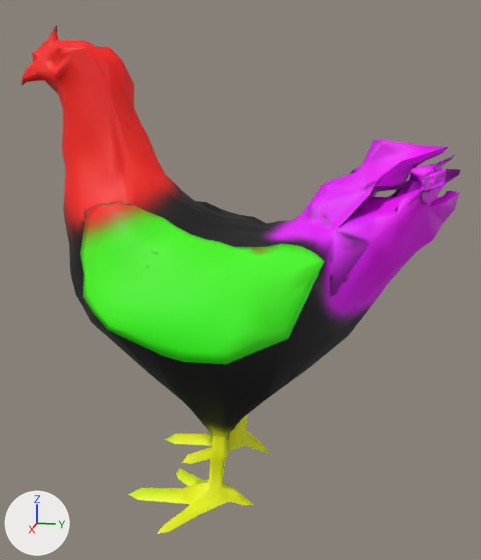
An edit to the FBX model Assets/Animals_FREE/Meshes/chicken2.fbx, drawn before and after from the same camera.
Camera for both pictures: a 50 mm lens placed at (0.716, 0.211, 0.422), pointed at (0.002, 0.069, 0.243). Arrows for +X, +Y and +Z are at lower left; the lights stay in place. Where no turn or scale is listed for an object, it has been applied to the vertices.

In view in the first picture: 'chicken_001'.
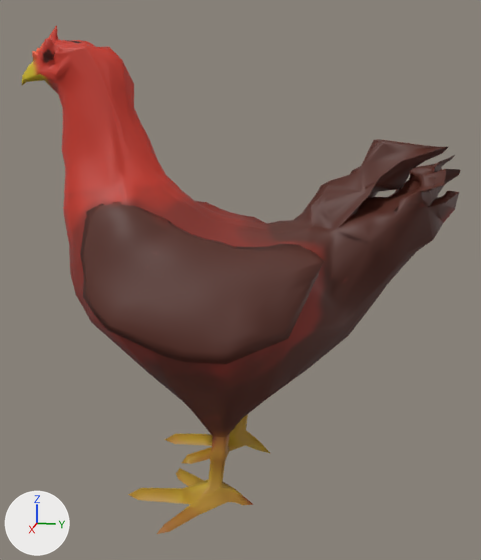
Changed parts and their boxes [x1, y1, x2, y2] in the pictures (481 x 560 px; the box of a moved part takes in the faces that stretch with it):
'chicken_001', surface changed, reshaped
    both: [22, 26, 460, 534]
part 1 of me_mesh_001, moved or reshaped
    before: [39, 41, 65, 67]
    after: [38, 38, 65, 67]
part 2 of me_mesh_001, surface changed
    both: [22, 26, 446, 534]

Diff of the bpy script that builds the scene:
```diff
--- a/Assets/Animals_FREE/Meshes/chicken2.fbx.py
+++ b/Assets/Animals_FREE/Meshes/chicken2.fbx.py
@@ img_chicken2_normal_png @@
+img_chicken2_normal_png = load_image('chicken2_normal.png', '../Textures/chicken2_normal.png', 1525, 937, 'sRGB')
@@ mat_material_001 @@
 mat_material_001 = principled_material('material.001')
-mat_material_001.texture = img_chicken_base_png
+mat_material_001.texture = img_chicken2_normal_png
 mat_material_001.roughness = 0.553
@@ me_mesh_001 @@
 me_mesh_001.from_pydata(...)  # 5080 vertices, 5114 faces; spans x -0.134..0.134, y -0.182..0.296, z 0.0..0.517
 # used by ob_chicken_001; location = (0.0, 0.0, 0.0)
+# me_mesh_001 part 1: 775 of 5080 vertices moved; they spanned x -0.021..0.022, y -0.152..-0.112, z 0.475..0.497 and now span x -0.022..0.021, y -0.155..-0.112, z 0.475..0.503; mean shift (0.002, 0.0, 0.001); largest move (0.01, -0.138, 0.493) -> (0.02, -0.14, 0.501)
+# me_mesh_001 part 2: texture (UV) coordinates of 2325 of 5114 faces, centred in x -0.104..0.129, y -0.18..0.255, z 0.003..0.516, changed; they spanned u 0.03..0.25, v 0.01..0.34 and now span u 0.02..0.76, v 0.01..0.97
 me_mesh_001.materials.append(mat_material_001)
```
